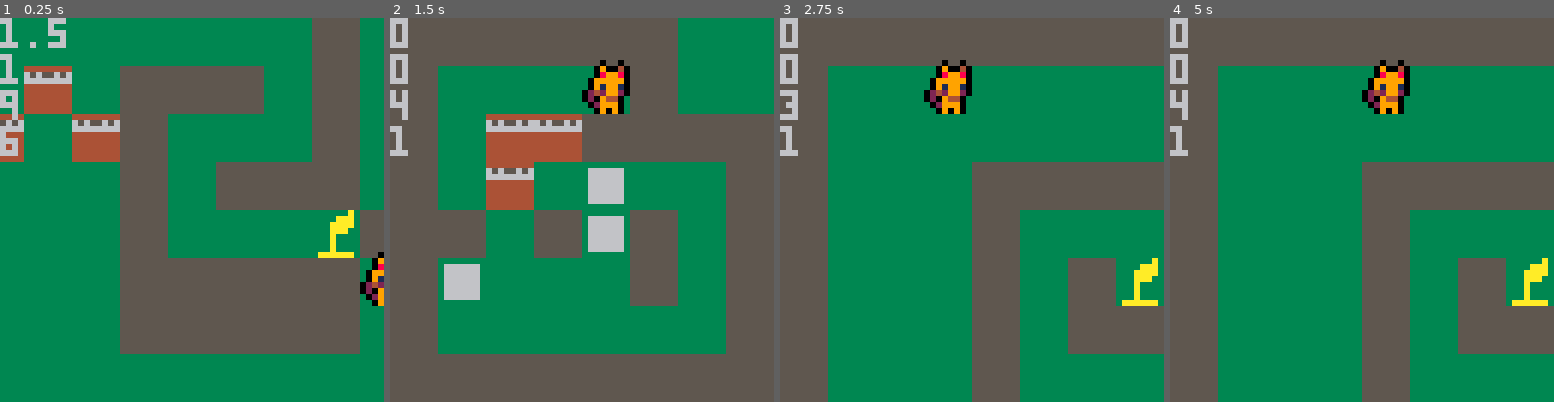
Above: before the commit, frames 1-4 (left to right).
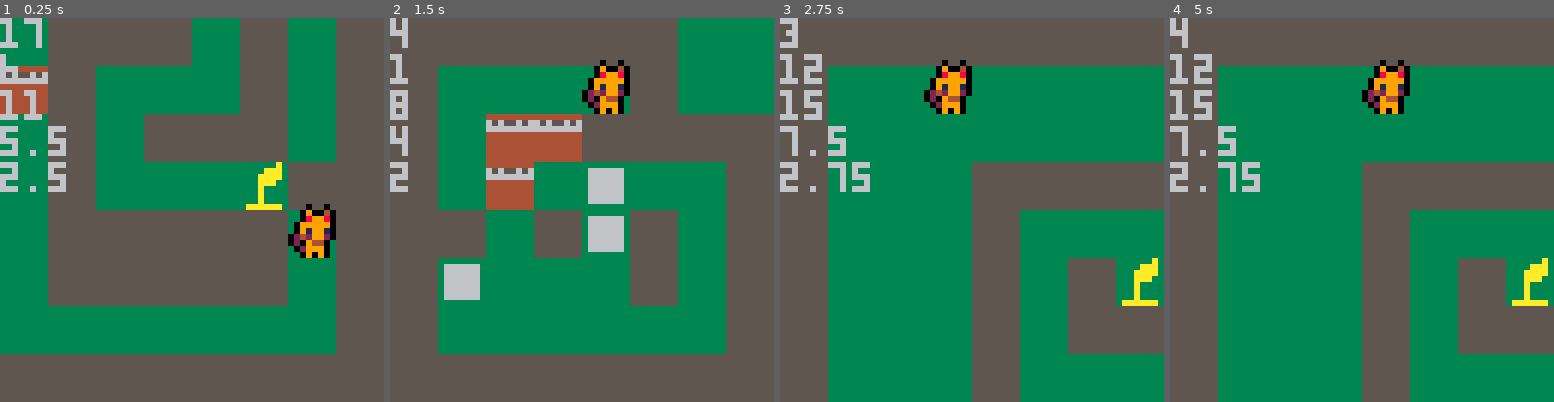
Above: after the commit, the same moments.

Repository: konata-chan404/Kitty-Kondo
Game: PICO-8 cartridge game.p8
Same seed, same stepped clock (60 frames per second), same inputs: the game is played once before the commit and once after it.
Inputs:
- Up to frame 1 (0.25 s): no input
- Up to frame 2 (1.5 s): tap X (X key) at 0.33, 1.07 s; tap O (Z key) at 0.7 s
- Up to frame 3 (2.75 s): hold Right 1.6-2.1 s; tap O (Z key) at 1.7, 2.1, 2.5 s; tap X (X key) at 1.85 s; hold Up 2.15-2.42 s; hold Right from 2.47 s (still down)
- Up to frame 4 (5 s): tap O (Z key) every 0.4 s from 2.9 to 4.9 s; tap X (X key) at 2.97, 4.08 s; release Right at 3.03 s; hold Left 3.08-3.58 s; hold Down 3.63-3.97 s; hold Right 4.02-4.68 s; hold Up from 4.73 s (still down)

The runs differ from the first frame. In frame 1, 66% of the frame differs, in the area x 0-100%, y 0-100%; in frame 2, 1.0%; in frame 3, 2.3%; in frame 4, 2.4%.

Commit message:
wow the camera works now

Diff:
--- a/game.p8
+++ b/game.p8
@@ -52,11 +52,12 @@
 	--print(#boxes)
 	--print(#block_points)
 	--print(debug)
-	print(cam.xpos)
-	print(cam.ypos)
-
-	print(player.xpos - current_level.celx)
-	print(player.ypos - current_level.cely)
+	print(player.xpos)
+	print(player.ypos)
+
+	print(current_level.celw)
+	print(current_level.celw/2)
+	print( current_level.celh/4)
 end
 
 -->8
@@ -229,40 +230,11 @@
 	end,
 
     update_camera = function(self)
-        local new_cam_xpos = mid(0, player.xpos - current_level.celx - 4, current_level.celw/2 -4)
-        local new_cam_ypos = mid(0, player.ypos - current_level.cely - 4, current_level.celh/2 -4)
+        local new_cam_xpos = mid(0, player.xpos - current_level.celx-4, current_level.celw-8)
+        local new_cam_ypos = mid(0, player.ypos - current_level.cely-4, current_level.celh-8)
 
         cam.xpos = new_cam_xpos
         cam.ypos = new_cam_ypos
-
-		-- -- If map is bigger than 64x64
-		-- -- Horizontal
-		-- if (current_level.celw > 8)
-		-- then
-		-- 	if (self.xpos - current_level.celx) > flr(current_level.celw/2)-1 and (self.xpos - current_level.celx < current_level.celw-2)
-		-- 	then
-		-- 		cam.xpos = -new_cam_xpos
-		-- 		-- cam.ypos -= 1
-		-- 	end
-
-		-- -- smaller than 64x64
-		-- else
-		-- 	cam.xpos = 0
-		-- end
-
-		-- -- vertical
-		-- if (current_level.celh > 8)
-		-- then
-		-- 	if (self.ypos - current_level.cely) > flr(current_level.celh/2)-1 and (self.ypos - current_level.cely < current_level.celh-2)
-		-- 	then
-		-- 		cam.ypos = -new_cam_ypos
-		-- 		-- cam.ypos -= 1
-		-- 	end
-
-		-- else
-		-- 	cam.ypos = 0
-		-- end
-
 	end
 	}
 end
